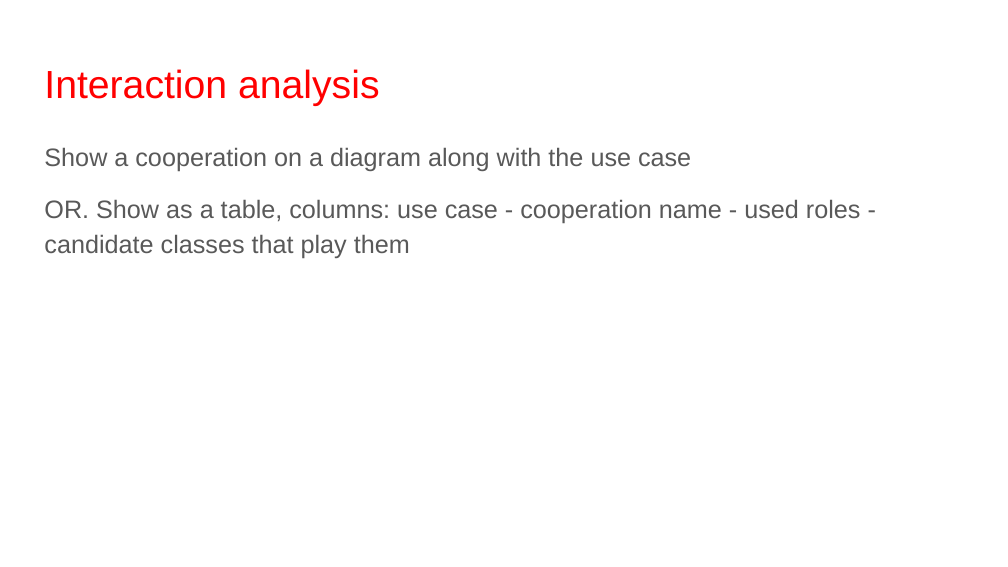
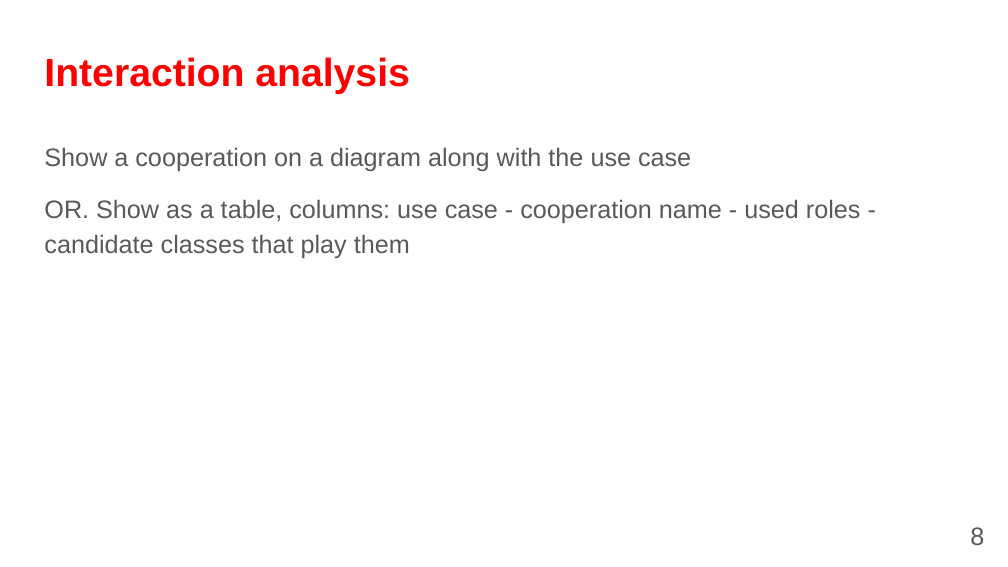
Before and after one commit to fanglores/Advanced-Software-Design, a slide deck: slide 8 of Practice Tasks/Final_Task/K8C_FinalTask1_(Task7).pptx. Drawn at 1008x567 pixels with LibreOffice and Linux fonts; fonts in the diff are those of the drawing. Boxes give left, top, right and bottom in pixels: in the first picture for what was removed or moved away, otherwise in the second. Text is boxed around its words. In the diff, an @@ line names an element or a change of style, - is before the commit and + after.

```diff
--- a/Practice Tasks/Final_Task/K8C_FinalTask1_(Task7).pptx
+++ b/Practice Tasks/Final_Task/K8C_FinalTask1_(Task7).pptx
@@ title "Interaction analysis": place and size @@
-title "Interaction analysis" at (44,69,380,106)
+title "Interaction analysis" at (44,57,410,94)
@@ title "Interaction analysis" at (44,57,410,94): bold on @@
@@ page number added at (970,527,984,545), 18 pt, text #595959 @@
+8
```
Also in this commit, not shown: 10 other slides changed, 3 slides added, 2 slides removed, 1 other file.
